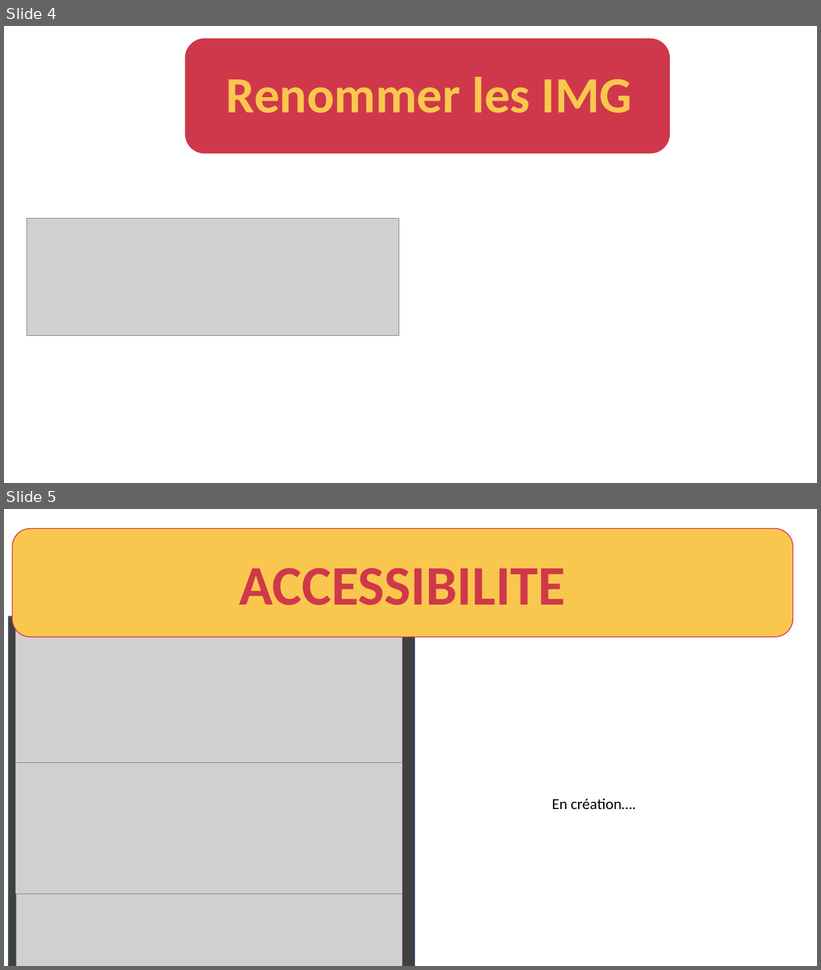
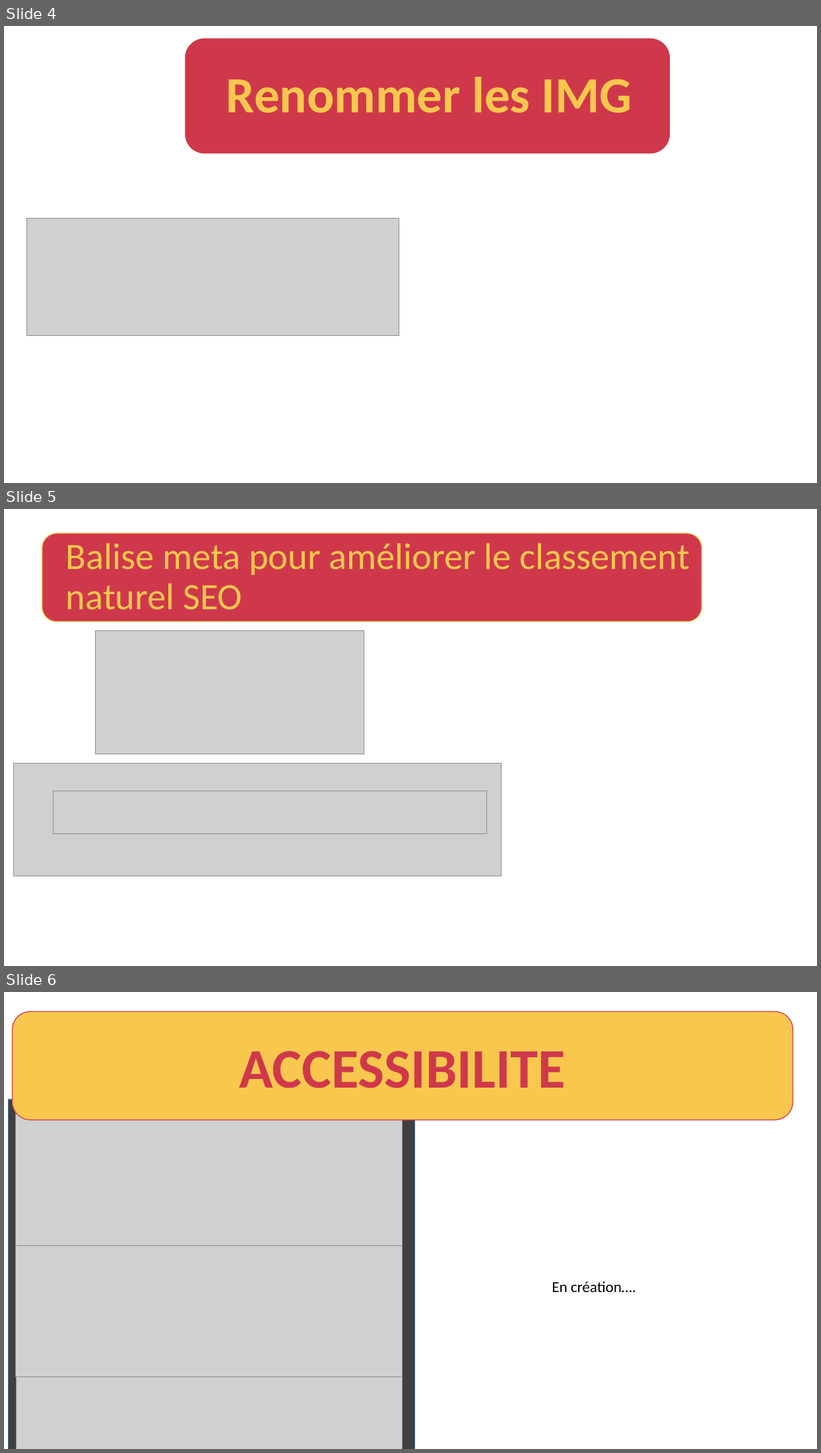
Before and after one commit to devfredgithub/p4DEGRANGEfred, a slide deck: chouette agence.pptx. Shown one above the other, each under a label of ours: slides 4 and 5 before the commit, slides 4, 5 and 6 after it. The pictures are 821x970 and 821x1453 pixels, drawn with LibreOffice and Linux fonts; fonts in the diff are those of the drawing; grey boxes stand for pictures. Boxes give left, top, right and bottom in pixels: in the first picture for what was removed or moved away, otherwise in the second. Text is boxed around its words. In the diff, an @@ line names an element or a change of style, - is before the commit and + after.

```diff
--- a/chouette agence.pptx
+++ b/chouette agence.pptx
@@ slide 5 added at (x1=4, y1=509, x2=817, y2=966), background #FFFFFF @@
@@ rounded rectangle added at (x1=42, y1=533, x2=702, y2=622), fill #CF384A, outline #FAC74E 1 pt @@
@@ title added at (x1=66, y1=543, x2=690, y2=610), 44 pt, text #FAC74E @@
+Balise meta pour améliorer le classement
+naturel SEO
@@ picture added at (x1=95, y1=631, x2=364, y2=755) @@
@@ picture added at (x1=14, y1=763, x2=502, y2=876) @@
@@ picture added at (x1=53, y1=791, x2=487, y2=834) @@
@@ what was slide 5 is now slide 6 @@
```
Also in this commit, not shown: 1 other slide added, 1 slide removed, 1 other file.
